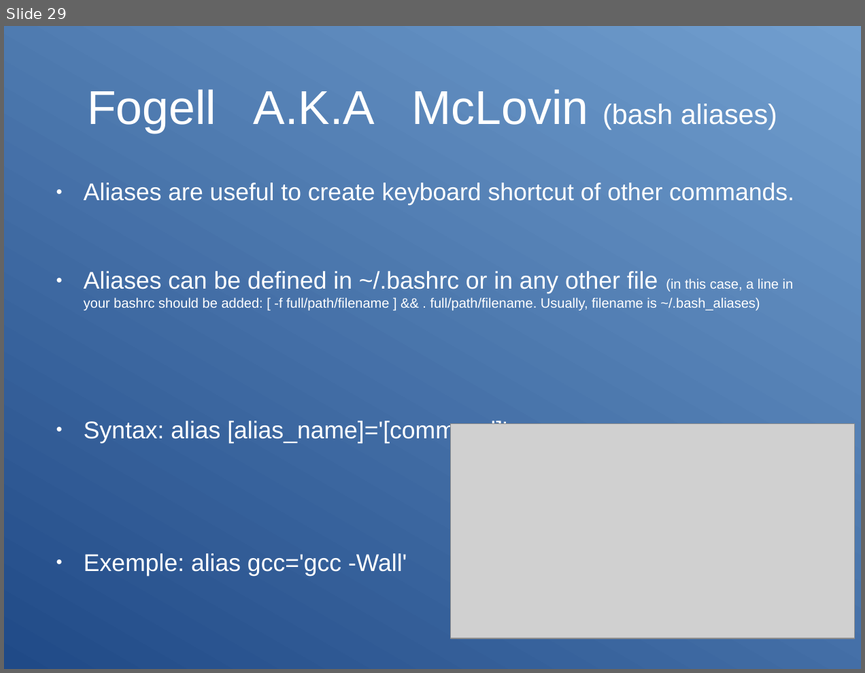
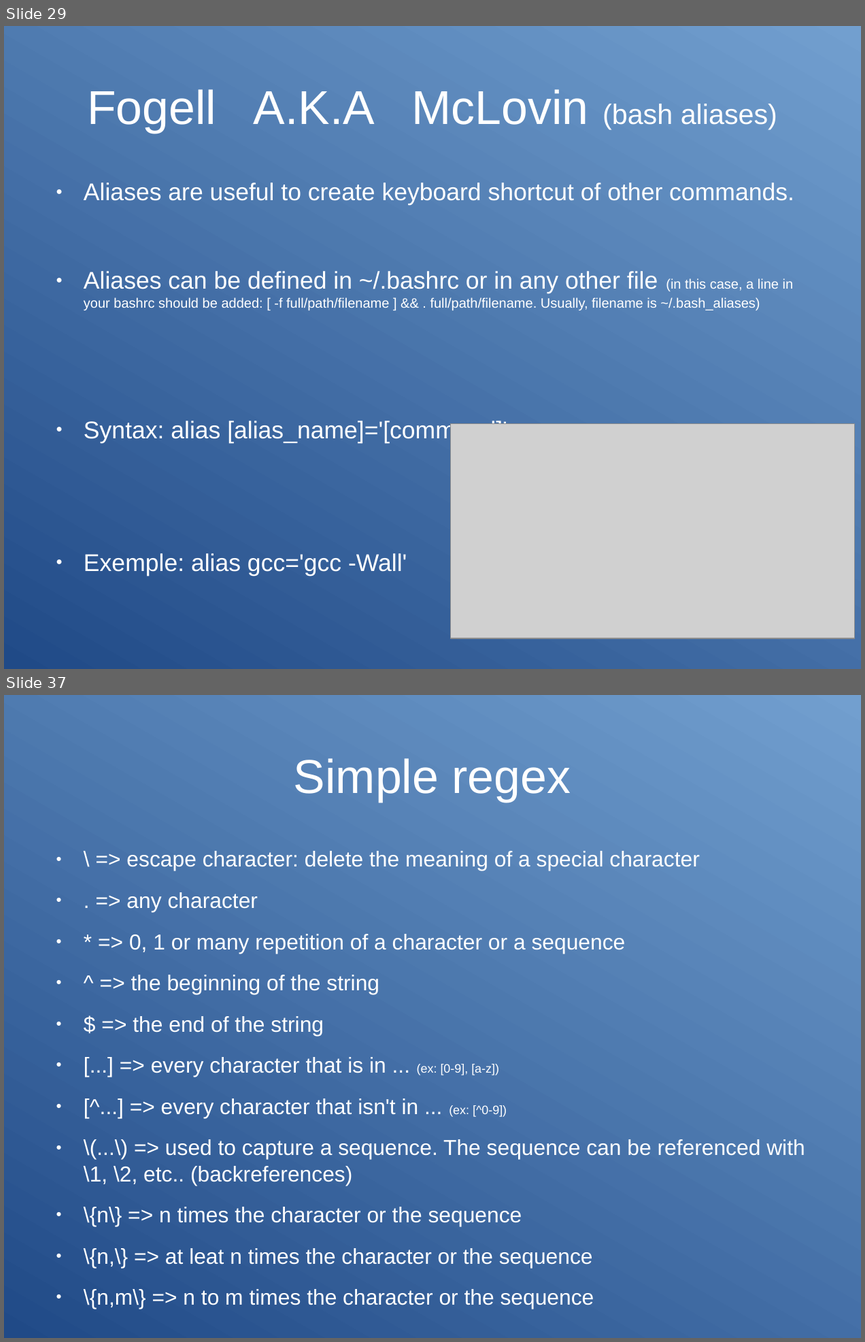
Before and after one commit to Clibre/An-introduction-to-bash, a slide deck: presentation.odp. Shown one above the other, each under a label of ours: slide 29 before the commit, slides 29 and 37 after it; the slides between them are not shown. The pictures are 865x673 and 865x1342 pixels, drawn with LibreOffice and Linux fonts; fonts in the diff are those of the drawing; grey boxes stand for pictures. Boxes give left, top, right and bottom in pixels: in the first picture for what was removed or moved away, otherwise in the second. Text is boxed around its words. In the diff, an @@ line names an element or a change of style, - is before the commit and + after.

Commit message:
ajout de la customization de bash + rappel des regex

```diff
--- a/presentation.odp
+++ b/presentation.odp
@@ slide 37 added at [4, 695, 861, 1338], background gradient #204A87 to #729FCF @@
@@ title added at [294, 758, 571, 802], 44 pt, text #FFFFFF @@
+Simple regex
@@ text added at [84, 851, 804, 1308], 20 pt, text #FFFFFF @@
+● \ => escape character: delete the meaning of a special character
+● . => any character
+● * => 0, 1 or many repetition of a character or a sequence
+● ^ => the beginning of the string
+● $ => the end of the string
+● [...] => every character that is in ... (ex: [0-9], [a-z])
+● [^...] => every character that isn't in ... (ex: [^0-9])
+● \(...\) => used to capture a sequence. The sequence can be referenced with \1, \2, etc.. (backreferences)
+● \{n\} => n times the character or the sequence
+● \{n,\} => at leat n times the character or the sequence
+● \{n,m\} => n to m times the character or the sequence
```
Also in this commit, not shown: 1 slide changed, 9 other slides added, 2 other files.
